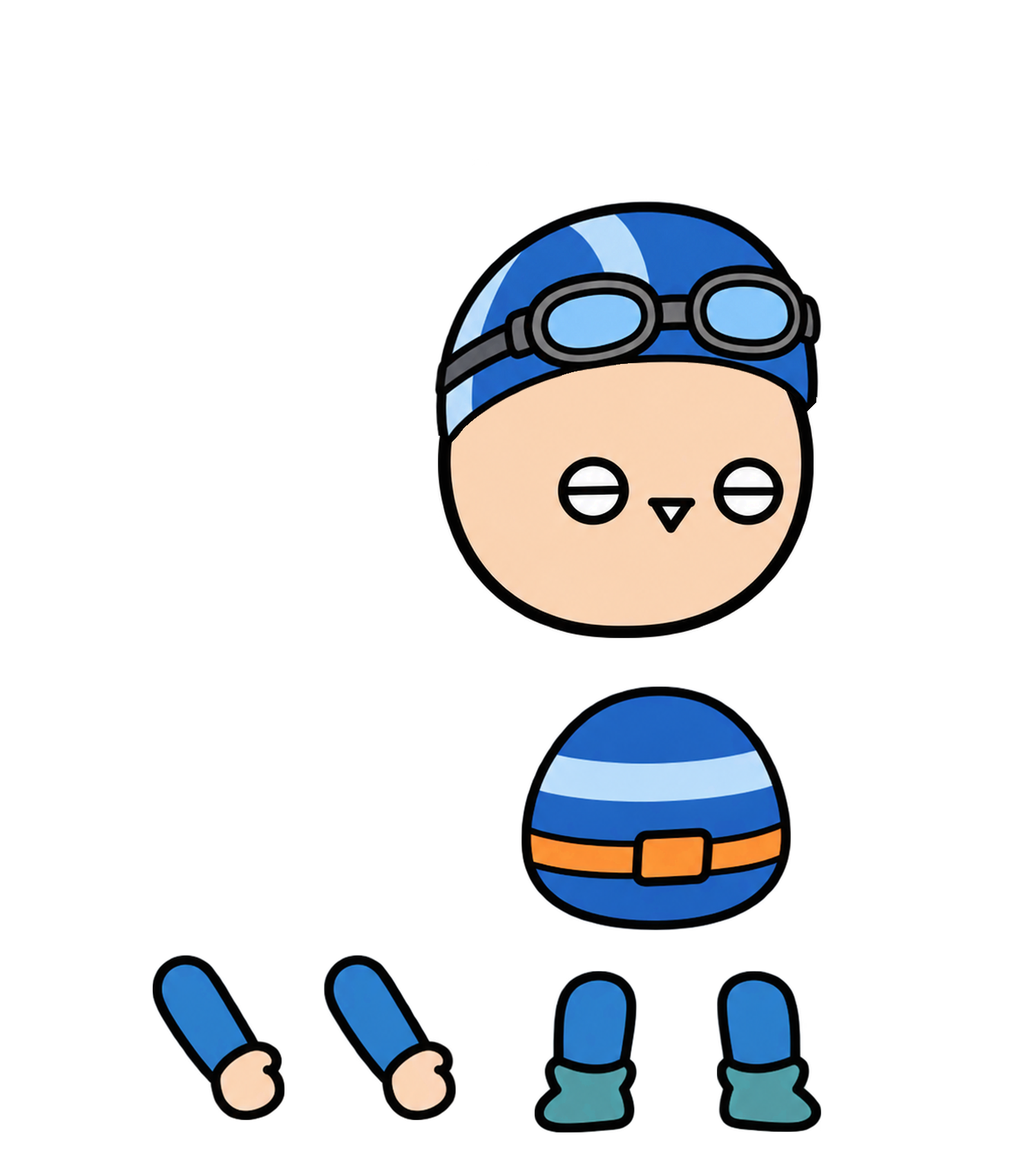
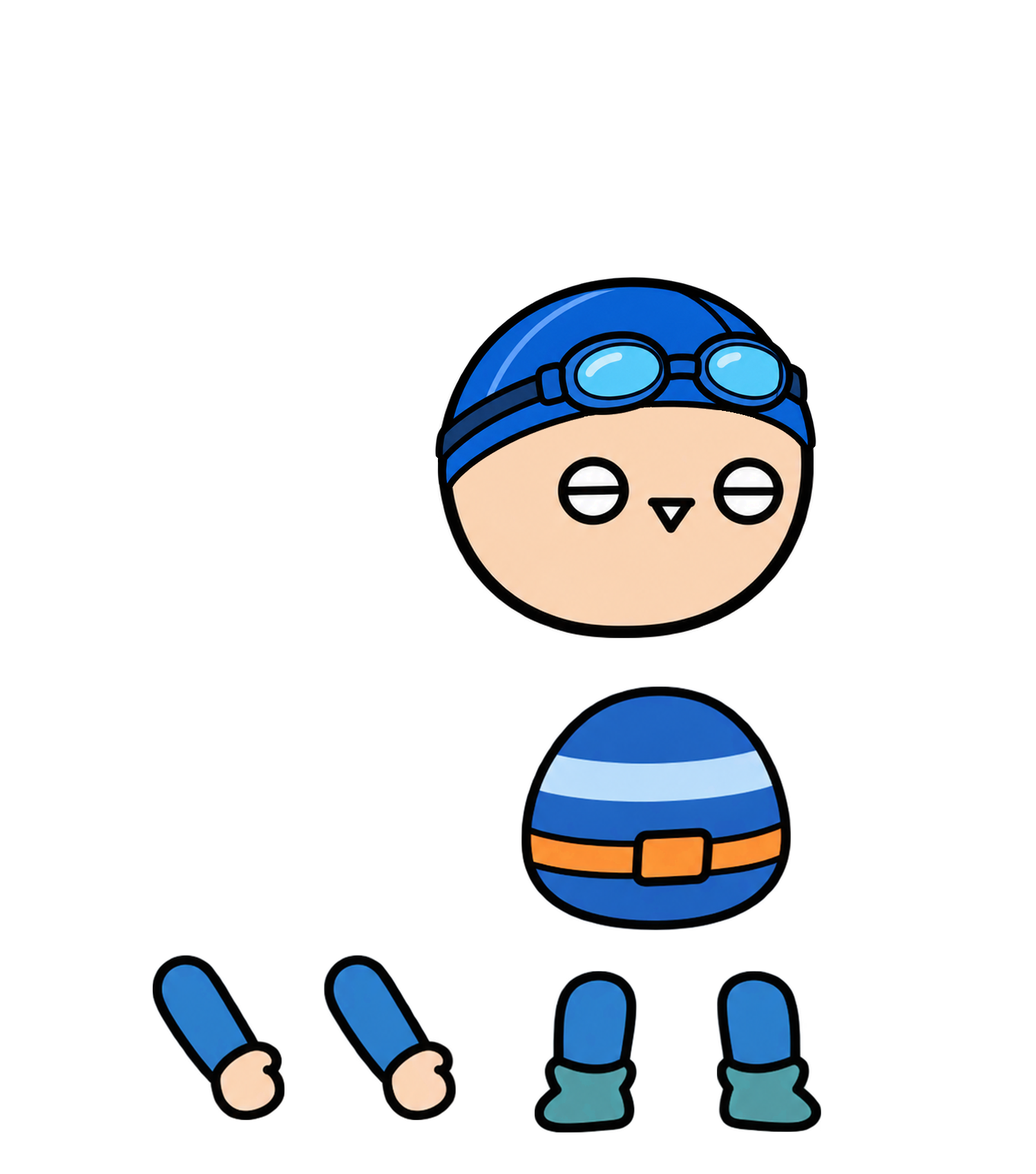
Layered file, before and after one edit (1036px x 1174px). Changes by layer:
painted on "머리" over [433, 199, 823, 491]
